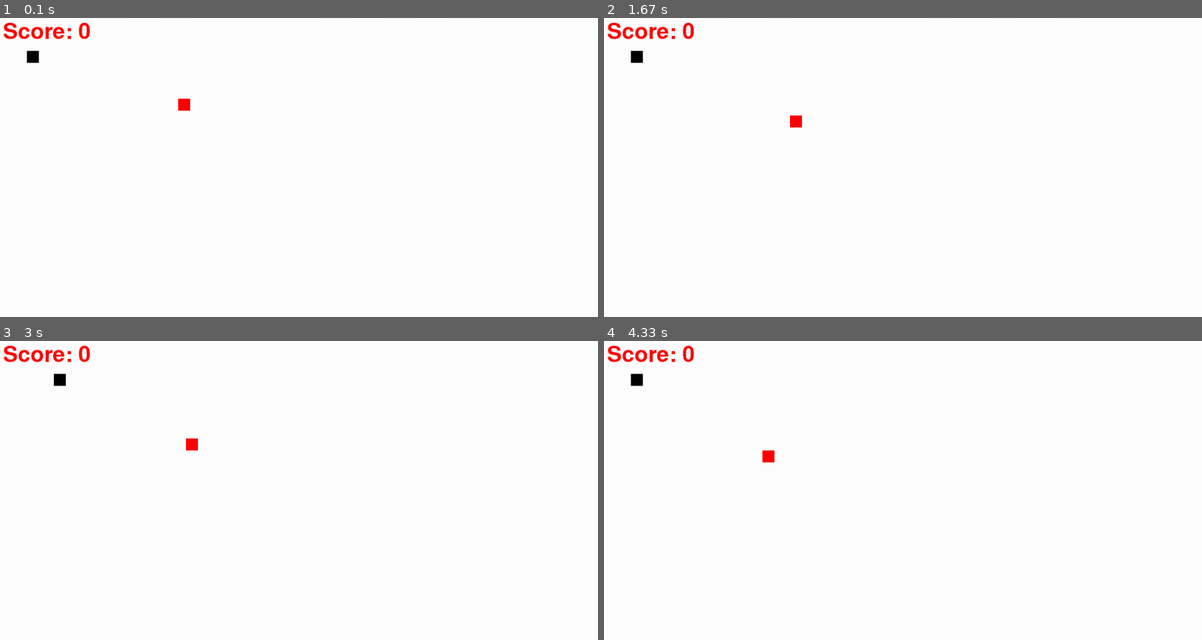
Above: before the commit, frames 1-4 (two rows, left to right).
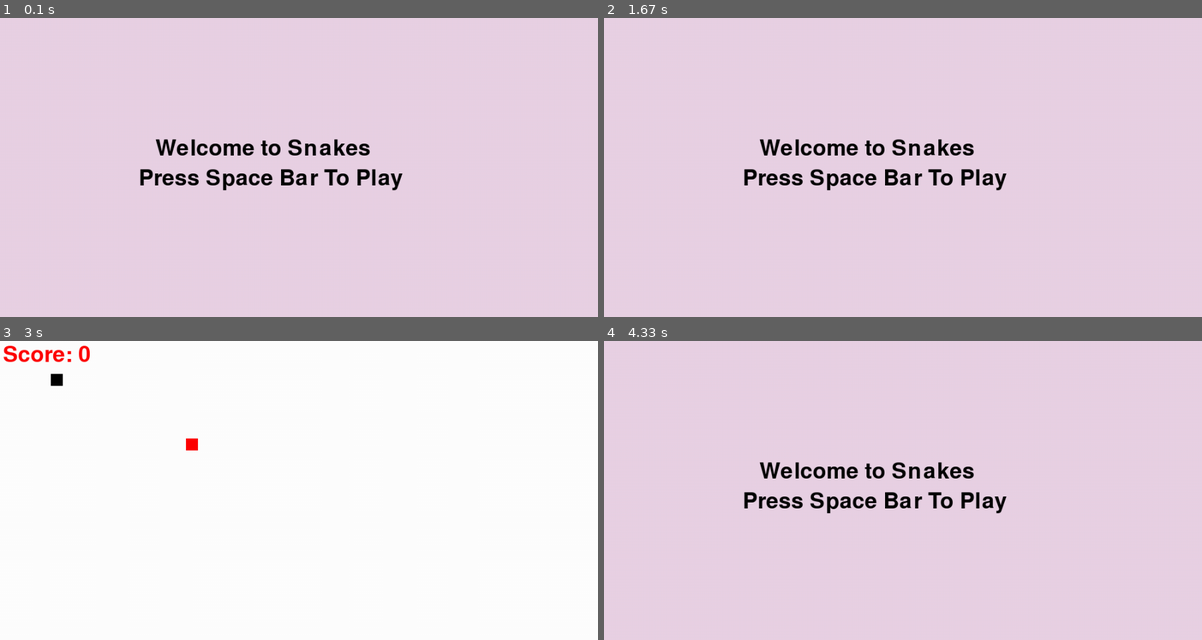
Above: after the commit, the same moments.

Repository: Harshad1863/Snake_Game_Using_Pygame
Game: pygame game, started from snake.py
Same seed, same stepped clock (60 frames per second), same inputs: the game is played once before the commit and once after it.
Inputs:
- Up to frame 1 (0.1 s): no input
- Up to frame 2 (1.67 s): tap Space at 0.33 s; hold Right 0.67-1.13 s; hold Up 1.17-1.47 s; tap Enter at 1.5 s
- Up to frame 3 (3 s): tap Space at 1.83 s; hold Right 2.17-2.63 s; hold Left from 2.67 s (still down)
- Up to frame 4 (4.33 s): release Left at 3.2 s; hold Down 3.23-3.53 s; hold Left 3.57-3.97 s; tap Enter at 4 s

The runs differ from the first frame. In frame 1, 100% of the frame differs, in the area x 0-100%, y 0-100%; in frame 2, 100%; in frame 3, less than 0.1%; in frame 4, 100%.

Commit message:
Home screen added

Diff:
--- a/snake.py
+++ b/snake.py
@@ -30,6 +30,23 @@
 def plot_snake(gameWindow, color, snk_list, snake_size):
     for x,y in snk_list:
         pygame.draw.rect(gameWindow, color, [x, y, snake_size, snake_size])
+
+#Home Screen Window
+def welcome():
+    exit_game = False
+    while not exit_game:
+        gameWindow.fill((233,210,229))
+        text_screen("Welcome to Snakes", black, 260, 200)
+        text_screen("Press Space Bar To Play", black, 232, 250)
+        for event in pygame.event.get():
+            if event.type == pygame.QUIT:
+                exit_game = True
+            if event.type == pygame.KEYDOWN:
+                if event.key == pygame.K_SPACE:
+                    gameloop()
+
+        pygame.display.update()
+        clock.tick(60)
 
 
 #Game loop
@@ -67,7 +84,7 @@
 
                 if event.type == pygame.KEYDOWN:
                     if event.key == pygame.K_RETURN:
-                        gameloop()
+                        welcome()
 
 
         else:
@@ -95,6 +112,10 @@
                     if event.key == pygame.K_DOWN:
                         velocity_y =  init_velocity
                         velocity_x = 0
+
+                    #Cheat code(Press q and score increasing)
+                  #  if event.key == pygame.K_q:
+                  #      score += 10
 
 
 
@@ -141,4 +162,4 @@
     pygame.quit()
     quit()
 
-gameloop()
+welcome()
